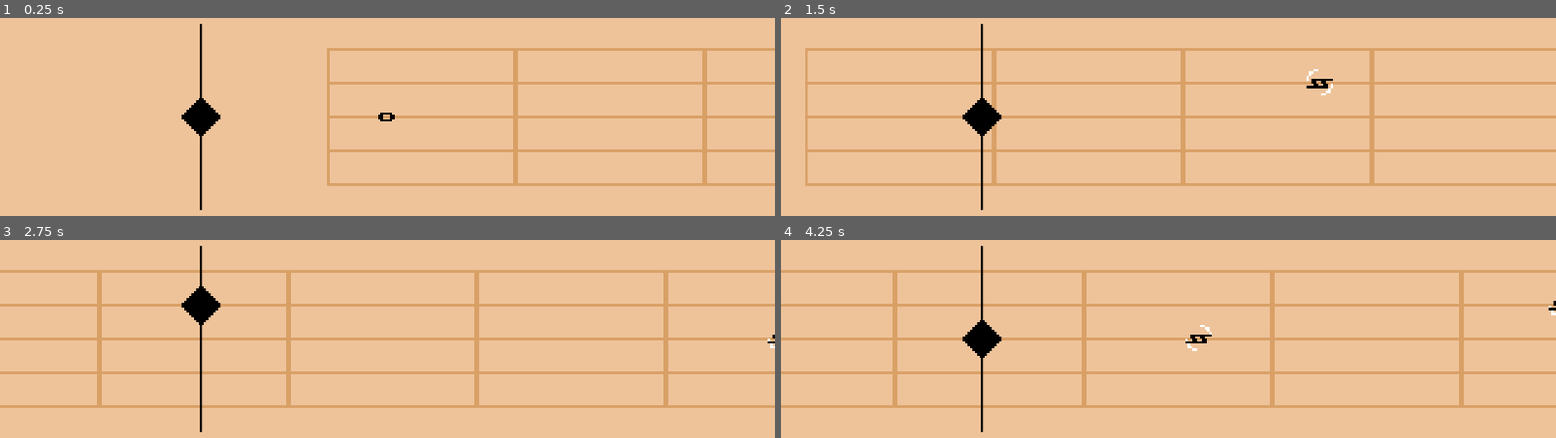
Above: before the commit, frames 1-4 (two rows, left to right).
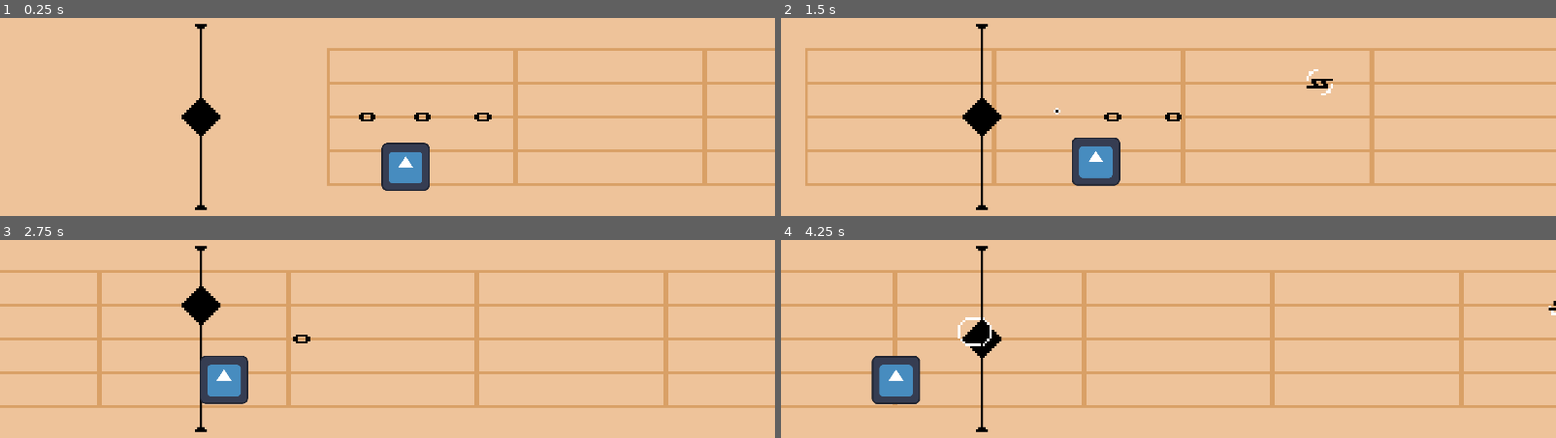
Above: after the commit, the same moments.

Repository: Silver-Ink/MelodyJumper
Game: Godot game, scene res://level.tscn
The game is run twice, just before and just after one commit, with the same random seed, the same clock (stepped at 60 frames per second) and the same inputs. The engine's default icon, where the game draws it, is replaced by a stand-in: a white triangle on a blue panel in a dark square.
Inputs:
- Up to frame 1 (0.25 s): no input
- Up to frame 2 (1.5 s): tap Enter (ui_accept) at 0.5, 0.77 s; hold Up (ui_up) 0.53-1.28 s; hold Down (ui_down) from 1.28 s (still down)
- Up to frame 3 (2.75 s): tap Enter (ui_accept) at 1.52 s; release Down (ui_down) at 2.03 s; hold Up (ui_up) from 2.03 s (still down)
- Up to frame 4 (4.25 s): tap Enter (ui_accept) at 3.02, 3.77 s; release Up (ui_up) at 3.53 s; hold Down (ui_down) from 3.53 s (still down)

The runs differ from the first frame. In frame 1, 1.8% of the frame differs, in the area x 25-64%, y 2-98%; in frame 2, 1.7%; in frame 3, 1.7%; in frame 4, 1.9%, in the area x 11-56%, y 2-98%.

Commit message:
moultes collisions

Diff:
--- /dev/null
+++ b/fermata.gd
@@ -0,0 +1,28 @@
+class_name Fermata extends Node2D
+
+@onready var sprite_2d: Sprite2D = $Sprite2D
+
+var animate_timer := 0.
+var animate_amplitude := 13
+var animate_speed := 4.
+
+
+# Called when the node enters the scene tree for the first time.
+func _ready() -> void:
+	pass # Replace with function body.
+
+
+# Called every frame. 'delta' is the elapsed time since the previous frame.
+func _process(delta: float) -> void:
+	animate_timer+= delta
+	sprite_2d.offset.y = (sin(animate_timer * animate_speed) * animate_amplitude)
+
+
+	#DEBUG
+	global_position.x -= delta * 30
+
+
+func _on_area_2d_area_entered(area: Area2D) -> void:
+	var collider = area.get_parent()
+	if (collider is Player):
+		queue_free()
--- /dev/null
+++ b/fermata.tscn
@@ -0,0 +1,21 @@
+[gd_scene load_steps=4 format=3 uid="uid://bv53h8xq26cqg"]
+
+[ext_resource type="Script" path="res://fermata.gd" id="1_m8kc4"]
+[ext_resource type="Texture2D" uid="uid://ddk7pxp8f7vin" path="res://icon.svg" id="2_g3ohi"]
+
+[sub_resource type="RectangleShape2D" id="RectangleShape2D_38b5g"]
+
+[node name="Fermata" type="Node2D"]
+script = ExtResource("1_m8kc4")
+
+[node name="Sprite2D" type="Sprite2D" parent="."]
+scale = Vector2(0.15625, 0.15625)
+texture = ExtResource("2_g3ohi")
+
+[node name="Area2D" type="Area2D" parent="."]
+collision_layer = 32
+
+[node name="CollisionShape2D" type="CollisionShape2D" parent="Area2D"]
+shape = SubResource("RectangleShape2D_38b5g")
+
+[connection signal="area_entered" from="Area2D" to="." method="_on_area_2d_area_entered"]
--- a/level.tscn
+++ b/level.tscn
@@ -6,6 +6,7 @@
 [ext_resource type="Script" path="res://reset_area.gd" id="5_tramo"]
 [ext_resource type="Texture2D" uid="uid://b8jp0iiacjt68" path="res://assets/sprites/line.png" id="6_8u8q2"]
 [ext_resource type="PackedScene" uid="uid://bnix8h5gbftq" path="res://note.tscn" id="7_6hd68"]
+[ext_resource type="PackedScene" uid="uid://bv53h8xq26cqg" path="res://fermata.tscn" id="7_xcaax"]
 
 [sub_resource type="RectangleShape2D" id="RectangleShape2D_mwo8r"]
 size = Vector2(40, 161)
@@ -37,6 +38,15 @@
 [node name="Note" parent="." instance=ExtResource("7_6hd68")]
 position = Vector2(0, -3)
 
+[node name="Note2" parent="." instance=ExtResource("7_6hd68")]
+position = Vector2(23, -3)
+
+[node name="Note3" parent="." instance=ExtResource("7_6hd68")]
+position = Vector2(48, -3)
+
 [node name="Line" type="Sprite2D" parent="."]
 position = Vector2(-77, 0)
 texture = ExtResource("6_8u8q2")
+
+[node name="Fermata" parent="." instance=ExtResource("7_xcaax")]
+position = Vector2(15, 19)
--- a/note.tscn
+++ b/note.tscn
@@ -490,12 +490,13 @@
 animation = &"ronde_spawn"
 frame = 4
 frame_progress = 1.0
+offset = Vector2(-0.5, 0)
 script = ExtResource("1_cv88p")
 type = 1
 
 [node name="Area2D" type="Area2D" parent="Sprite2D"]
 collision_layer = 2
-collision_mask = 24
+collision_mask = 25
 
 [node name="CollisionShape2D" type="CollisionShape2D" parent="Sprite2D/Area2D"]
 shape = SubResource("CircleShape2D_y01e5")
--- a/note_sprite.gd
+++ b/note_sprite.gd
@@ -11,7 +11,7 @@
 @export var type: Type
 @export var ligne: int = -1 # pas de ligne = pas de collision
 
-var height = "a0"
+var height = "c3"
 
 # Called when the node enters the scene tree for the first time.
 func _ready() -> void:
@@ -29,7 +29,25 @@
 
 # Called every frame. 'delta' is the elapsed time since the previous frame.
 func _process(delta: float) -> void:
-	pass
+
+
+	#DEBUG
+	get_parent().position.x -= delta * 30
+
+func _disapear():
+	match type:
+		Type.Ronde:
+			play("ronde_disp")
+		Type.Blanche:
+			play("blanche_disp")
+		Type.Noire:
+			play("noire_disp")
+		Type.Croche:
+			play("croche_disp")
+		Type.DoubleCroche:
+			play("double_croche_disp")
+	animation_finished.connect(queue_free)
+
 
 
 func _on_area_2d_area_entered(area: Area2D) -> void:
@@ -38,4 +56,8 @@
 	if (collider is PlayingArea):
 		NotePlayer.play_note(height, type)
 	elif (collider is Shot):
+		NotePlayer.play_note(height, type)
+		_disapear()
+		$Area2D.queue_free()
+	elif(collider is Player):
 		queue_free()
--- a/player.gd
+++ b/player.gd
@@ -7,6 +7,9 @@
 var player_positions
 var min_pos
 var max_pos
+
+var has_shield := false : set = _set_has_shield
+
 @onready var animated_sprite_2d: AnimatedSprite2D = $Player_Area2D/AnimatedSprite2D
 
 var SC_shot = preload("res://shot.tscn")
@@ -57,3 +60,24 @@
 	new_shot.global_position.y = pos
 
 	add_child(new_shot)
+
+func _set_has_shield(value : bool):
+	has_shield = value
+	$Player_Area2D/Sprite2D.visible = value
+	$Player_Area2D/Sprite2D2.visible = value
+	$Player_Area2D/Sprite2D3.visible = value
+
+func _on_player_area_2d_area_entered(area: Area2D) -> void:
+	var collider = area.get_parent()
+	if (collider is Fermata):
+		has_shield = true
+	elif (collider is Note):
+		if (has_shield):
+			has_shield = false
+		else:
+			_gameover()
+
+
+func _gameover():
+	print("perdu")
+	queue_free()
--- a/player.tscn
+++ b/player.tscn
@@ -1,7 +1,8 @@
-[gd_scene load_steps=11 format=3 uid="uid://bqqoiasgaecv"]
+[gd_scene load_steps=12 format=3 uid="uid://bqqoiasgaecv"]
 
 [ext_resource type="Script" path="res://player.gd" id="1_kbd8e"]
 [ext_resource type="Texture2D" uid="uid://bgvpqhkj7aa6i" path="res://assets/sprites/player.png" id="2_6id1y"]
+[ext_resource type="Texture2D" uid="uid://ddk7pxp8f7vin" path="res://icon.svg" id="2_gwt2c"]
 [ext_resource type="Texture2D" uid="uid://r8tgnkcfevrd" path="res://assets/sprites/animations/Player Shooting.png" id="3_uq3de"]
 
 [sub_resource type="RectangleShape2D" id="RectangleShape2D_v3i70"]
@@ -59,6 +60,7 @@
 script = ExtResource("1_kbd8e")
 
 [node name="Player_Area2D" type="Area2D" parent="."]
+collision_mask = 34
 
 [node name="CollisionShape2D" type="CollisionShape2D" parent="Player_Area2D"]
 scale = Vector2(2, 2)
@@ -69,6 +71,26 @@
 animation = &"shoot"
 frame = 3
 frame_progress = 1.0
+
+[node name="Sprite2D" type="Sprite2D" parent="Player_Area2D"]
+visible = false
+position = Vector2(16, 0)
+scale = Vector2(0.03125, 0.1875)
+texture = ExtResource("2_gwt2c")
+
+[node name="Sprite2D2" type="Sprite2D" parent="Player_Area2D"]
+visible = false
+position = Vector2(12, 15)
+rotation = 0.709603
+scale = Vector2(0.0336025, 0.104057)
+texture = ExtResource("2_gwt2c")
+
+[node name="Sprite2D3" type="Sprite2D" parent="Player_Area2D"]
+visible = false
+position = Vector2(12, -15)
+rotation = -0.710349
+scale = Vector2(0.0336025, 0.104057)
+texture = ExtResource("2_gwt2c")
 
 [node name="Marker2D" type="Marker2D" parent="."]
 position = Vector2(0, -28)
@@ -83,3 +105,5 @@
 
 [node name="Marker2D5" type="Marker2D" parent="."]
 position = Vector2(0, 28)
+
+[connection signal="area_entered" from="Player_Area2D" to="." method="_on_player_area_2d_area_entered"]
--- a/project.godot
+++ b/project.godot
@@ -51,6 +51,7 @@
 2d_physics/layer_3="section"
 2d_physics/layer_4="shot"
 2d_physics/layer_5="playing_area"
+2d_physics/layer_6="fermata"
 
 [rendering]
 
--- a/shot.gd
+++ b/shot.gd
@@ -6,7 +6,6 @@
 # Called when the node enters the scene tree for the first time.
 func _ready() -> void:
 	animated_sprite_2d.play("becarre_aura")
-	pass # Replace with function body.
 
 
 # Called every frame. 'delta' is the elapsed time since the previous frame.
Binary file changed: assets/sprites/animations/Ronde.png
Binary file changed: assets/sprites/animations/ronde_disparait.png
Binary file changed: assets/sprites/line.png
Not shown: 1 places in level.tscn that only renumber resources
